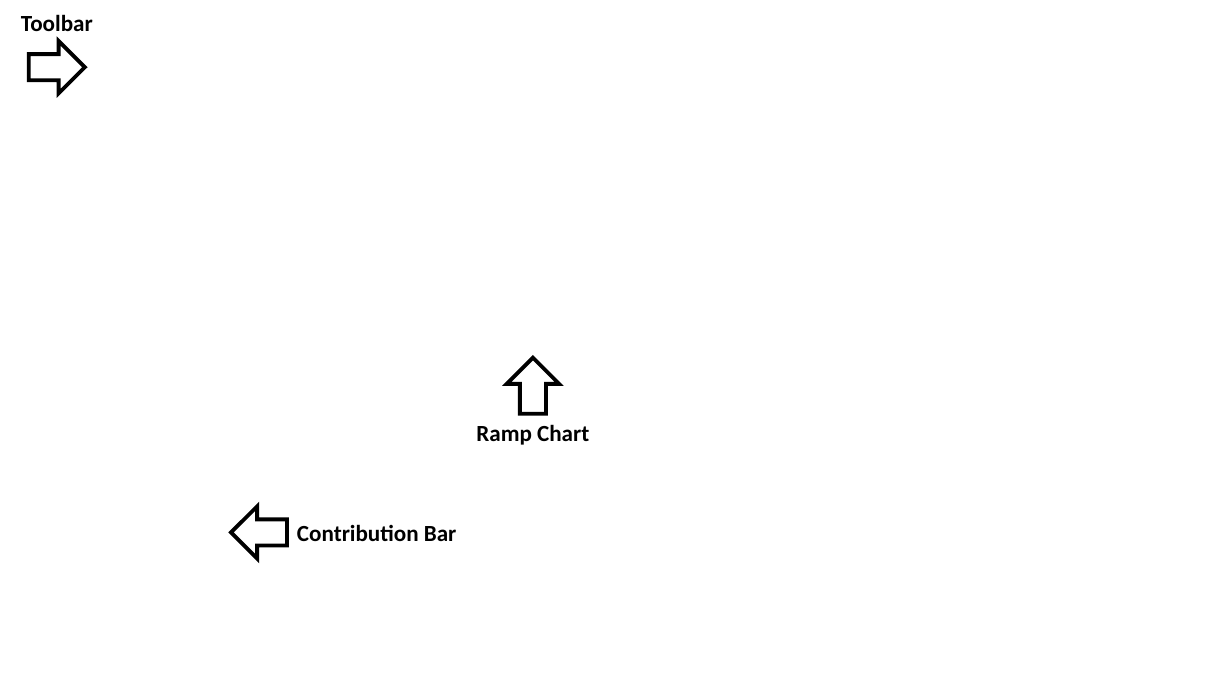
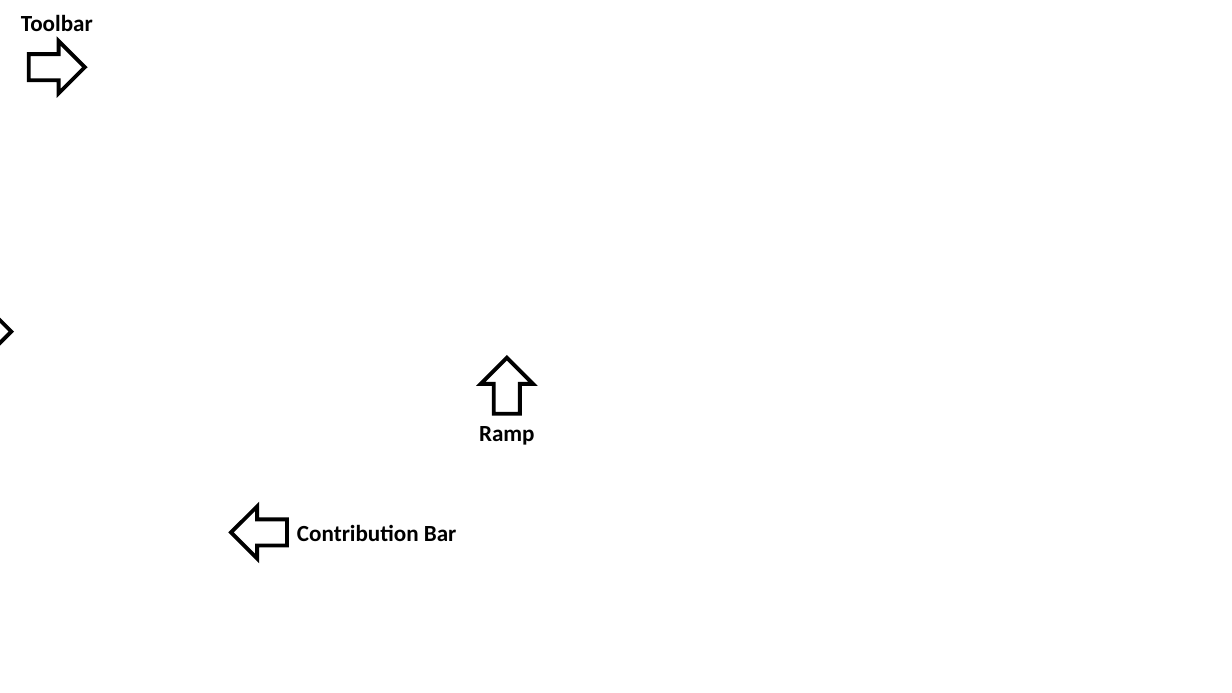
Before and after one commit to reposense/RepoSense, a slide deck: slide 1 of docs/diagrams/ug-report.pptx. Drawn at 1232x693 pixels with LibreOffice and Linux fonts; fonts in the diff are those of the drawing; background and template pictures are left out. Boxes give left, top, right and bottom in pixels: in the first picture for what was removed or moved away, otherwise in the second. Text is boxed around its words. In the diff, an @@ line names an element or a change of style, - is before the commit and + after.

Commit message:
Include ramp in report diagram

```diff
--- a/docs/diagrams/ug-report.pptx
+++ b/docs/diagrams/ug-report.pptx
@@ down arrow added at (0,306,12,359), outline #000000 3 pt @@
@@ down arrow: place and size @@
-down arrow at (507,358,560,414)
+down arrow at (481,358,533,414)
@@ text at (479,426,535,445): text changed @@
-Ramp Chart
+Ramp
```
Also in this commit, not shown: 2 other files.
